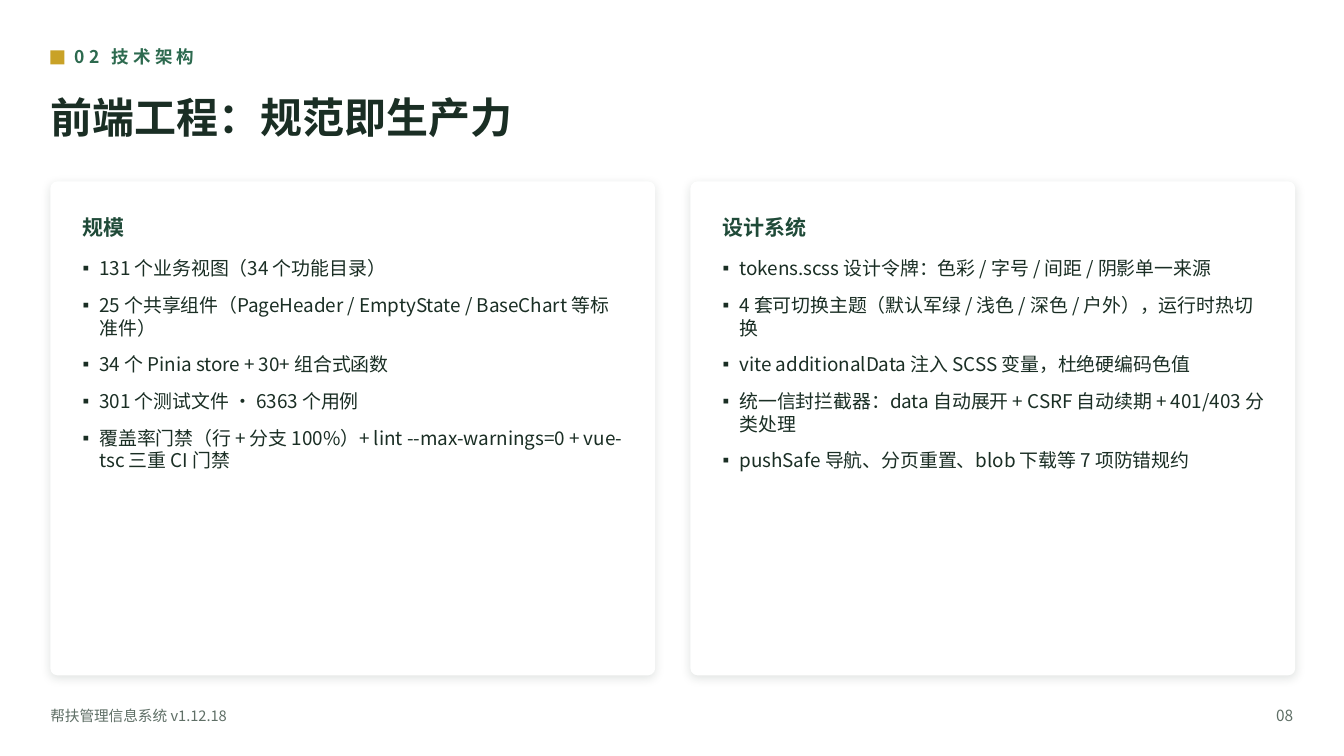
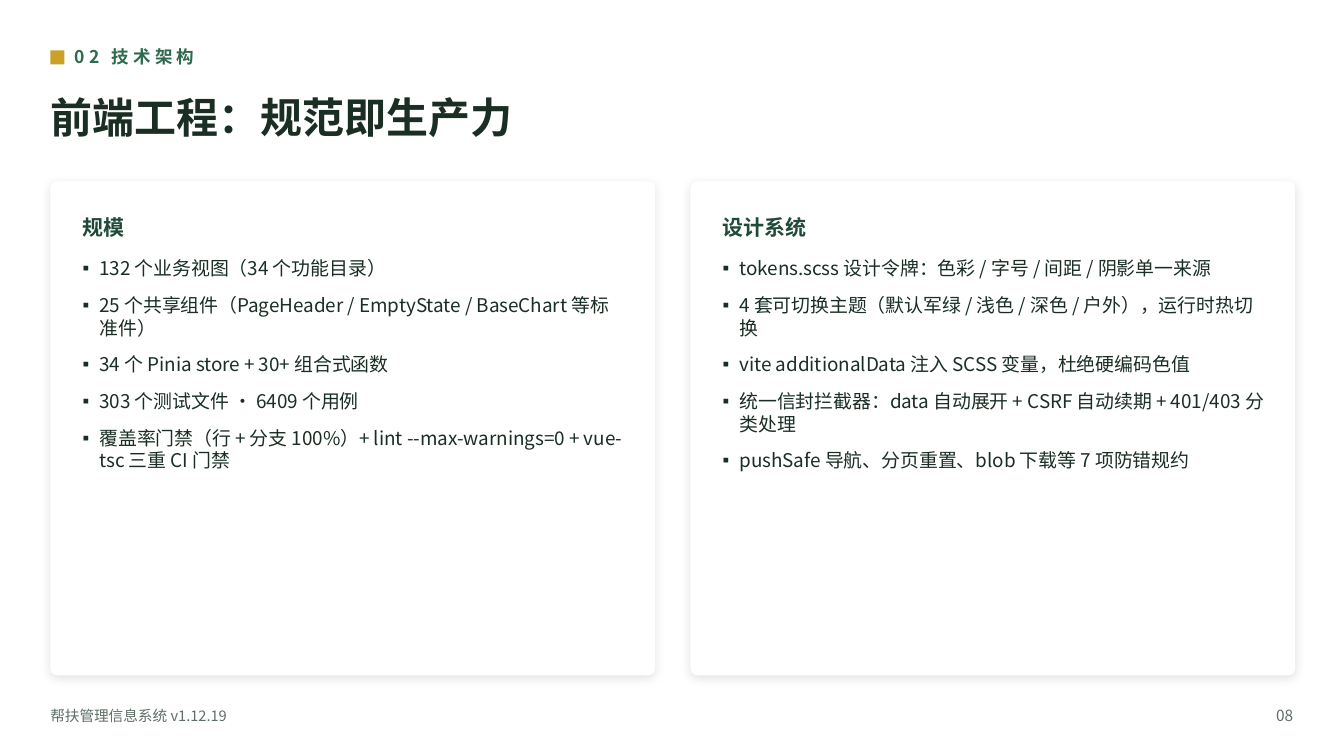
Before and after one commit to lzh745200/MRRS, a slide deck: slide 10 of docs/帮扶管理信息系统介绍.pptx. Drawn at 1344x756 pixels with LibreOffice and Linux fonts; fonts in the diff are those of the drawing. Boxes give left, top, right and bottom in pixels: in the first picture for what was removed or moved away, otherwise in the second. Text is boxed around its words. In the diff, an @@ line names an element or a change of style, - is before the commit and + after.

Commit message:
docs(release): 同步 v1.12.19 口径（后端 13,067 / 前端 6,409）与 PPT 数字
- README 质量指标与测试体系：后端 12,795→13,067（664 文件）、前端 6,363→6,409（303 文件）、
  覆盖率语句/分支 40546/9880→41503/10118、Alembic 47→50 版本、v1.12.18→v1.12.19
- CHANGELOG [1.12.19] 用例口径校正为实测值
- PPT 41 页同步：版本号 36 处、用例数、测试总数 19,476、测试文件 303、视图 132
- 收录 W18 深度探测证据（.scratch/w18-deep-probe/：数据完整性/离线运行探测脚本与结论）

```diff
--- a/docs/帮扶管理信息系统介绍.pptx
+++ b/docs/帮扶管理信息系统介绍.pptx
@@ text at [99,259,386,277]: text changed @@
-▪ 131 个业务视图（34 个功能目录）
+▪ 132 个业务视图（34 个功能目录）
@@ text at [99,392,358,410]: text changed @@
-▪ 301 个测试文件 · 6363 个用例
+▪ 303 个测试文件 · 6409 个用例
@@ text at [50,708,227,722]: text changed @@
-帮扶管理信息系统 v1.12.18
+帮扶管理信息系统 v1.12.19
```
Also in this commit, not shown: 35 other slides changed, 4 other files.
